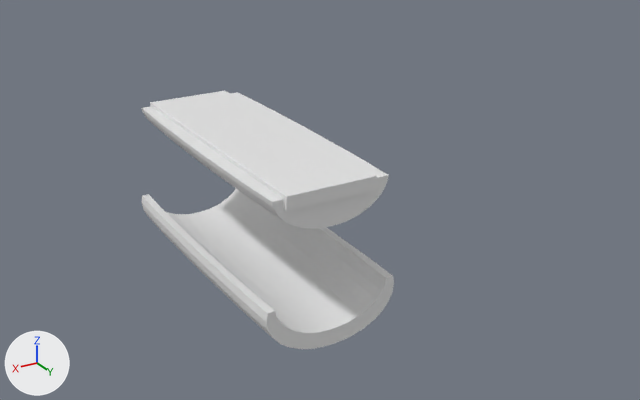
The Blender file Badass_Upgrade/DESIGN/PassarellaModificada/passarellaMod.blend, before and after one commit.
Both versions are drawn from a 50 mm lens placed at (18.1, 38.7, 22.4), pointed at (-4.0, 1.9, 4.0). Every picture has the same lights, and +X, +Y and +Z are marked at lower left.
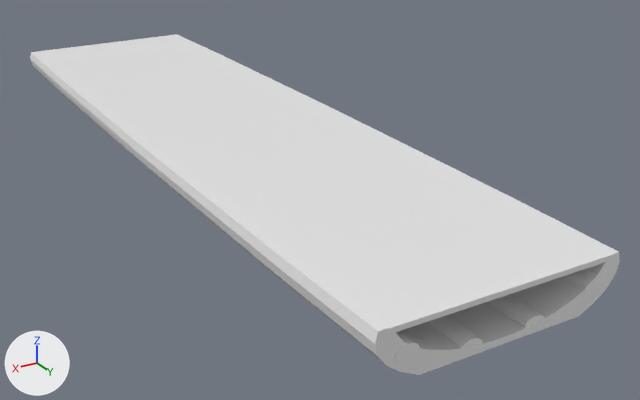
Where the change shows, as pixel boxes [x1, y1, x2, y2] in the pictures (640 x 400 px; the box of a moved part takes in the faces that stretch with it):
'Cube.001', moved, rescaled (151% wider, 148% taller): before [150, 91, 377, 211]; after [41, 35, 613, 334]
'Sphere.001', reshaped, moved, rescaled: before [142, 189, 394, 349]; after [30, 34, 620, 375]
'Cube', deleted: before [142, 92, 389, 229]
'Cilindro.002', added: after [485, 295, 544, 328]
'Cilindro.003', added: after [426, 315, 483, 348]
'Cilindro.001', added: after [562, 271, 604, 295]
'Cilindro', added: after [395, 331, 420, 362]
part 1 of me_sphere_002, moved or reshaped: before [166, 212, 390, 349]; after [403, 260, 611, 375]

The change in detail:
me_sphere_002 is used by ob_sphere_001; location (-0.43, 7.53, -3.4); rotation (0.0, 0.0, 1.571), in degrees (0, 0, 90); scale (3.48, 5.4, 2.32).
me_sphere_002 had 330 vertices, 421 faces and spanned x -3.95..0.42, y -0.65..0.66, z 1.49..2.66.
me_sphere_002 now has 312 vertices, 361 faces and spans x -3.95..0.42, y -0.65..0.66, z 1.77..2.66.
Part 1, on me_sphere_002:
85 vertices are removed from x -3.95..0.42, y -0.35..0.37, z 1.49..1.66.
181 faces are deleted.
6 vertices move from x -3.95..0.42, y -0.36..0.36, z 1.66 to x -3.95..0.42, y -0.45..0.45, z 1.77.
67 vertices are added at x -3.95..0.42, y -0.44..0.45, z 1.77.
121 new faces join them.
Mesh me_cilindro_003 is new.
It is a 32-sided cylinder along z spanning x -1.0..1.0, y -1.0..1.0, z -1.0..1.0.
Object 'Cube.001' (ob_cube_001) moves from (-0.35, 1.4, 7.76) to (-0.44, -0.31, 8.14).
Object 'Cube.001' (ob_cube_001) is rescaled from (2.25, -7.72, 0.332) to (4.82, -20.3, 0.106).
Object 'Sphere.001' (ob_sphere_001) moves from (-0.43, 7.53, -3.4) to (-0.41, 16.01, 1.9).
Object 'Sphere.001' (ob_sphere_001) is rescaled from (3.48, 5.4, 2.32) to (9.28, 8.45, 2.38).
Object 'Cube' (ob_cube) is deleted.
Object 'Cilindro.003' (ob_cilindro_003) is new; it shows me_cilindro_003.
Its location is (0.95, -0.31, 6.43).
Its rotation in degrees is (90, 0, 0).
Its scale is (0.475, 0.303, 20.2).
Object 'Cilindro.002' (ob_cilindro_002) is new; it shows a copy of me_cilindro_003.
Its location is (-1.87, -0.32, 6.43).
Its rotation in degrees is (90, 0, 0).
Its scale is (0.475, 0.303, 20.2).
Object 'Cilindro.001' (ob_cilindro_001) is new; it shows a copy of me_cilindro_003.
Its location is (-4.56, -0.26, 7.15).
Its rotation in degrees is (90, 0, 0).
Its scale is (0.475, 0.303, 20.2).
Object 'Cilindro' (ob_cilindro) is new; it shows a copy of me_cilindro_003.
Its location is (3.62, -0.26, 7.15).
Its rotation in degrees is (90, 0, 0).
Its scale is (0.475, 0.303, 20.2).
